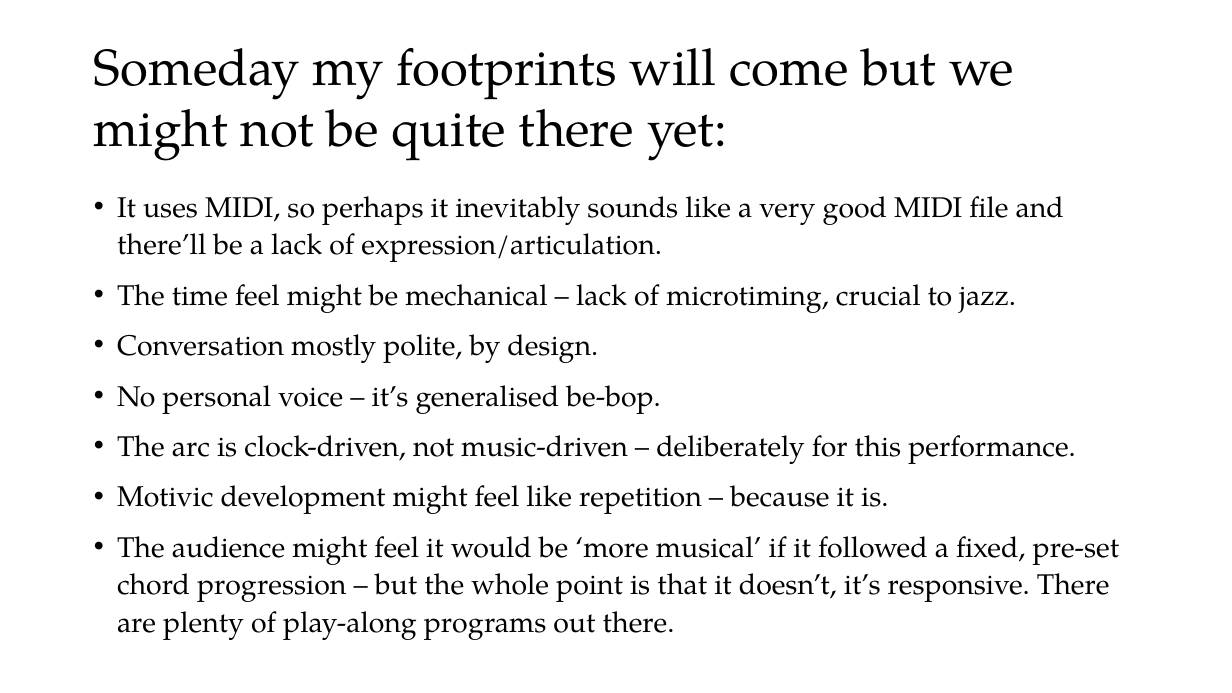
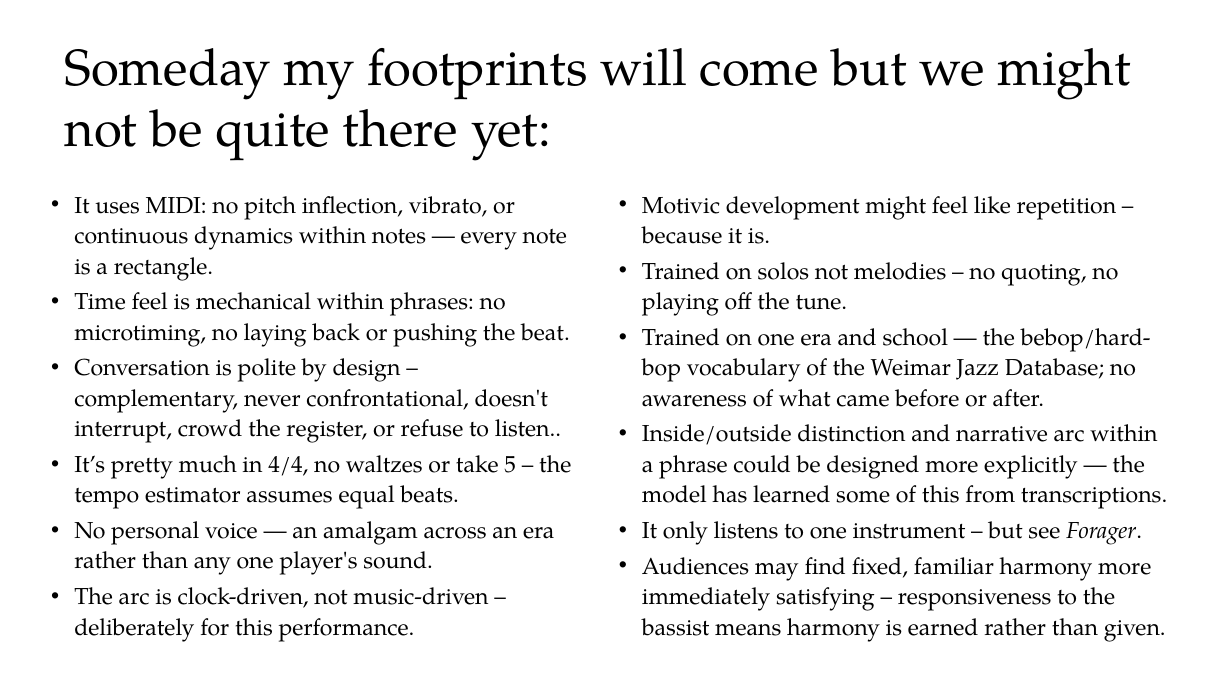
Before and after one commit to davidderoure/wolfson, a slide deck: slide 11 of docs/wolfson.pptx. Drawn at 1232x693 pixels with LibreOffice and Linux fonts; fonts in the diff are those of the drawing. Boxes give left, top, right and bottom in pixels: in the first picture for what was removed or moved away, otherwise in the second. Text is boxed around its words. In the diff, an @@ line names an element or a change of style, - is before the commit and + after.

```diff
--- a/docs/wolfson.pptx
+++ b/docs/wolfson.pptx
@@ title "Someday my footprints will come ..." rewrapped from (x1=94, y1=48, x2=1014, y2=161) to (x1=64, y1=48, x2=1131, y2=161) @@
@@ text "It uses MIDI: no pitch ..." moved from (x1=117, y1=196, x2=1120, y2=640) to (x1=74, y1=196, x2=571, y2=642) @@
@@ text at (x1=74, y1=196, x2=571, y2=575): text changed; size 22.2 to 18 pt @@
-• It uses MIDI, so perhaps it inevitably sounds like a very good MIDI file and there’ll be a lack of expression/articulation.
-• The time feel might be mechanical – lack of microtiming, crucial to jazz.
-• Conversation mostly polite, by design.
-• No personal voice – it’s generalised be-bop.
+• It uses MIDI: no pitch inflection, vibrato, or continuous dynamics within notes — every note is a rectangle.
+• Time feel is mechanical within phrases: no microtiming, no laying back or pushing the beat.
+• Conversation is polite by design – complementary, never confrontational, doesn't interrupt, crowd the register, or refuse to listen..
+• It’s pretty much in 4/4, no waltzes or take 5 – the tempo estimator assumes equal beats.
+• No personal voice — an amalgam across an era rather than any one player's sound.
@@ text added at (x1=642, y1=196, x2=1167, y2=642), 18 pt, text #000000 @@
+• Motivic development might feel like repetition – because it is.
+• Trained on solos not melodies – no quoting, no playing off the tune.
+• Trained on one era and school — the bebop/hard-bop vocabulary of the Weimar Jazz Database; no awareness of what came before or after.
+• Inside/outside distinction and narrative arc within a phrase could be designed more explicitly — the model has learned some of this from transcriptions.
+• It only listens to one instrument – but see Forager.
+• Audiences may find fixed, familiar harmony more immediately satisfying – responsiveness to the bassist means harmony is earned rather than given.
@@ text at (x1=117, y1=485, x2=1120, y2=640): paragraphs removed @@
-• Motivic development might feel like repetition – because it is.
-• The audience might feel it would be ‘more musical’ if it followed a fixed, pre-set chord progression – but the whole point is that it doesn’t, it’s responsive. There are plenty of play-along programs out there.
@@ text at (x1=74, y1=587, x2=488, y2=642): size 22.2 to 18 pt in "The arc is clock-driven, not music-driven – ..."; less space between paragraphs @@
```
Also in this commit, not shown: 8 other slides changed, 2 other files.
